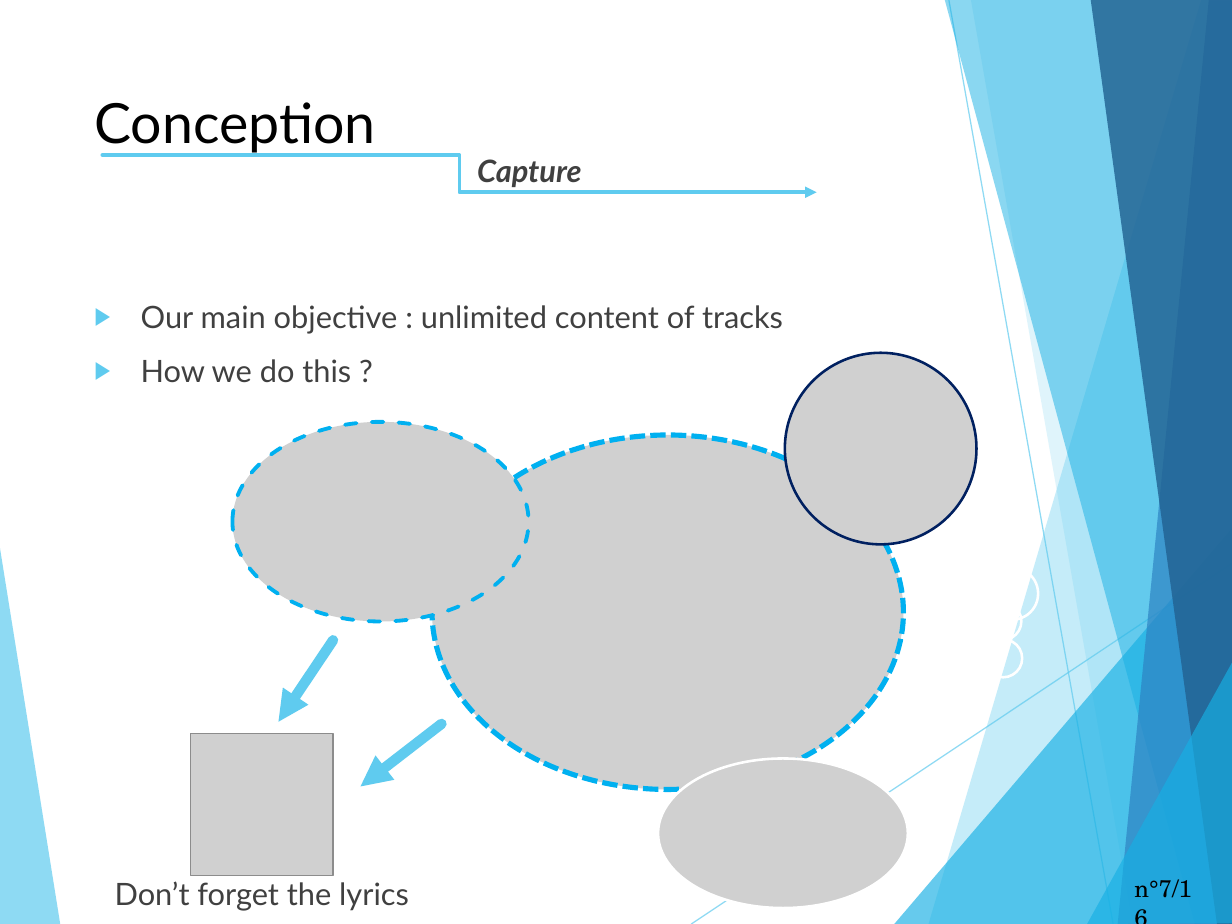
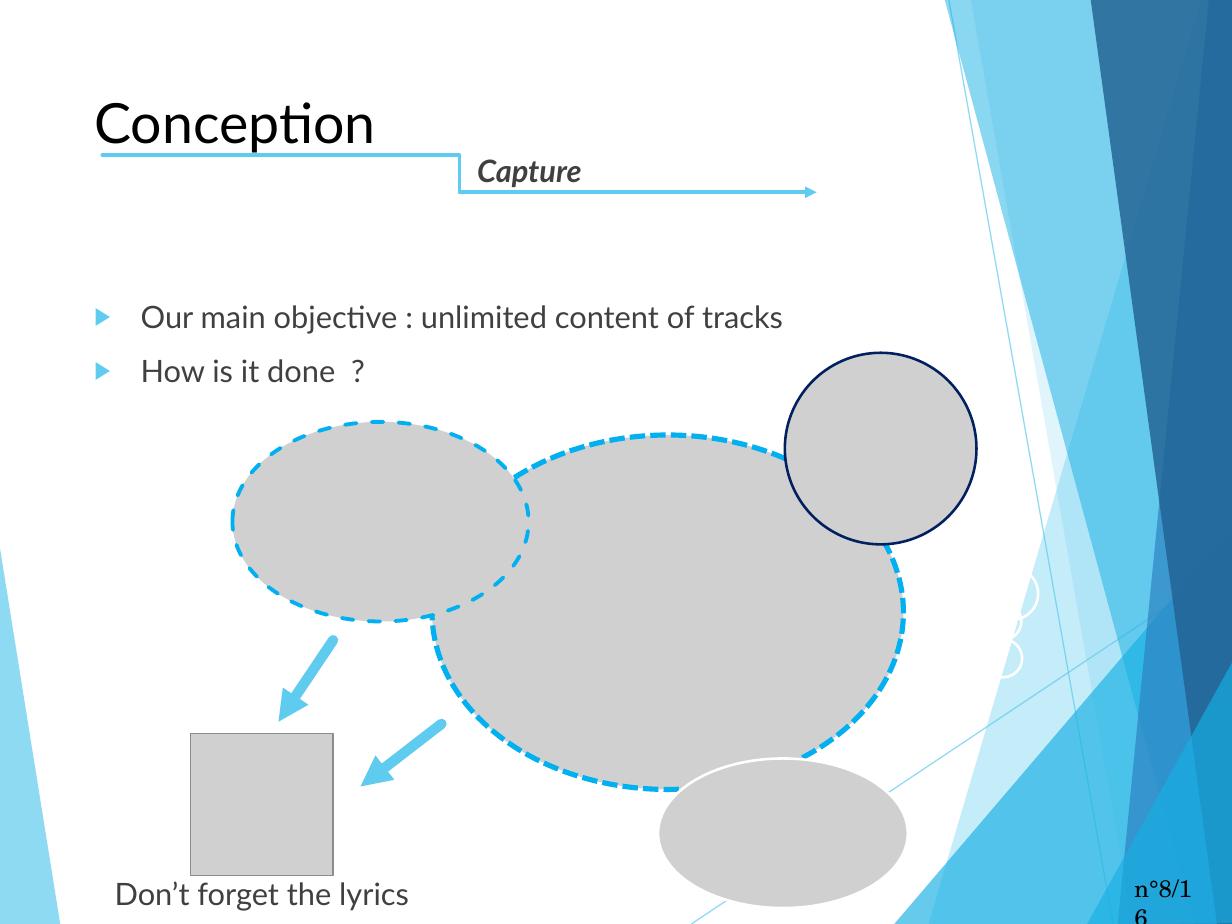
Before and after one commit to Terrasse/Dontforgetthelyrics, a slide deck: slide 8 of English_project.pptx (slide 7 before the commit). Drawn at 1232x924 pixels with LibreOffice and Linux fonts; fonts in the diff are those of the drawing; grey boxes stand for pictures. Boxes give left, top, right and bottom in pixels: in the first picture for what was removed or moved away, otherwise in the second. Text is boxed around its words. In the diff, an @@ line names an element or a change of style, - is before the commit and + after.

```diff
--- a/English_project.pptx
+++ b/English_project.pptx
@@ text at (x1=141, y1=359, x2=335, y2=383): text changed @@
-▶ How we do this ?
+▶ How is it done ?
@@ page number at (x1=1134, y1=879, x2=1192, y2=898): text changed @@
-n°7/16
+n°8/16
```
Also in this commit, not shown: 9 other slides changed, 1 slide added, 7 other files.
